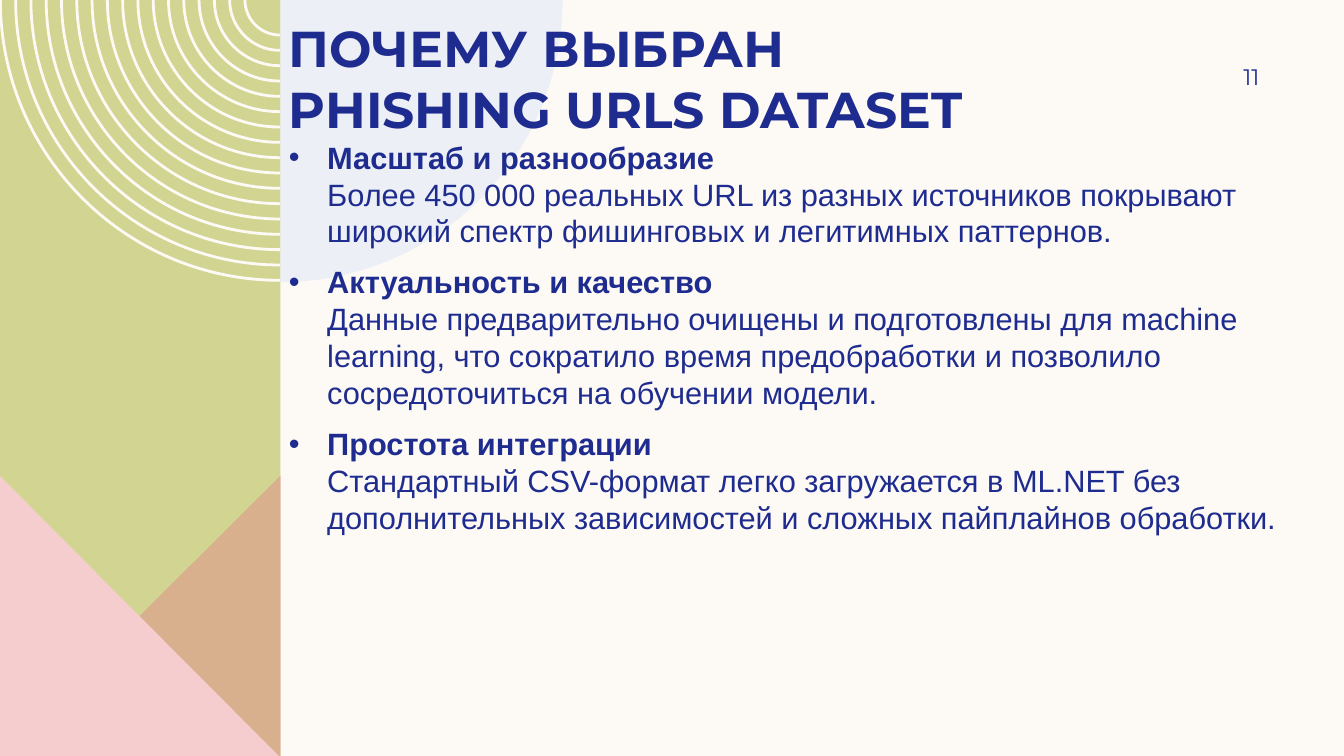
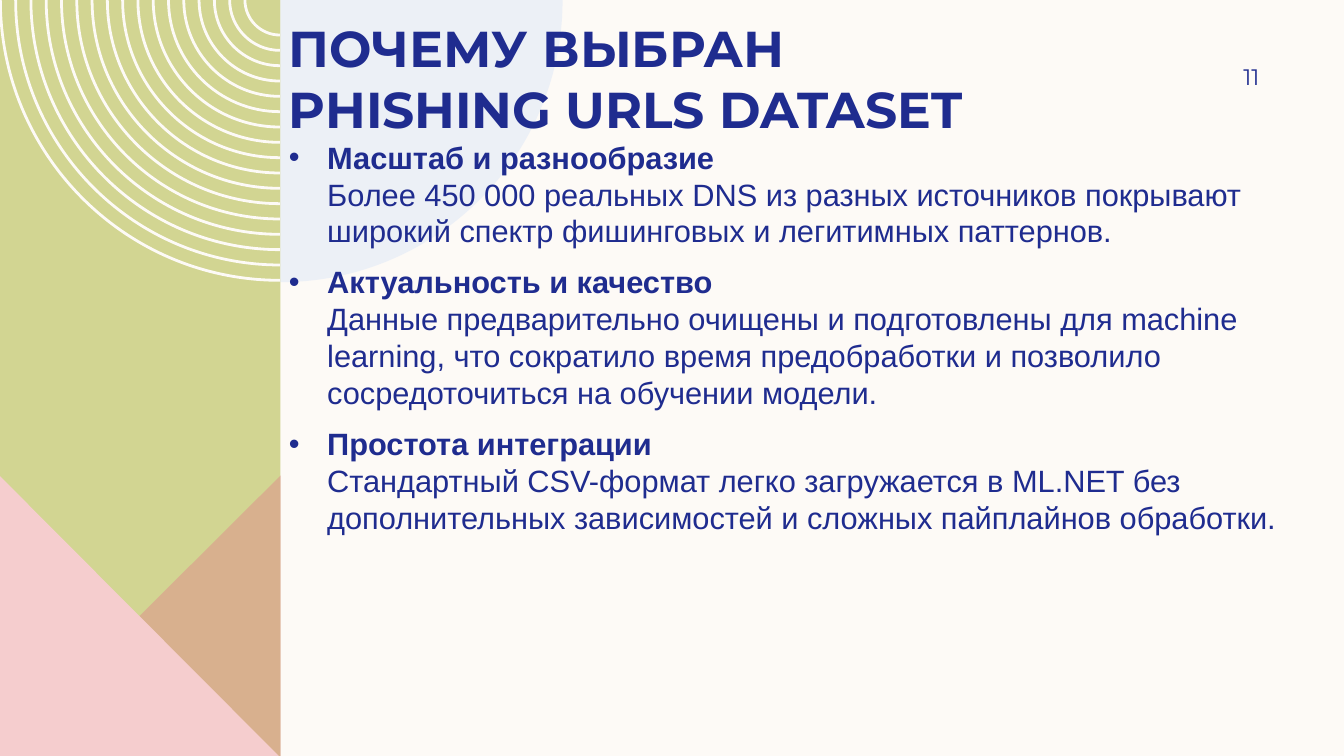
Before and after one commit to andreyilych/cs2valvesoftware, a slide deck: slide 11 of анализатор подозрительности доменных имен (DNS).pptx. Drawn at 1344x756 pixels with LibreOffice and Linux fonts; fonts in the diff are those of the drawing. Boxes give left, top, right and bottom in pixels: in the first picture for what was removed or moved away, otherwise in the second. Text is boxed around its words. In the diff, an @@ line names an element or a change of style, - is before the commit and + after.

```diff
--- a/анализатор подозрительности доменных имен (DNS).pptx
+++ b/анализатор подозрительности доменных имен (DNS).pptx
@@ text at [327, 146, 1241, 248]: text changed @@
-• Масштаб и разнообразие
-  Более 450 000 реальных URL из разных источников покрывают широкий спектр фишинговых и легитимных паттернов.
+• Масштаб и разнообразие
+  Более 450 000 реальных DNS из разных источников покрывают широкий спектр фишинговых и легитимных паттернов.
```
Also in this commit, not shown: 6 other slides changed, 1 slide added, 1 slide removed.
